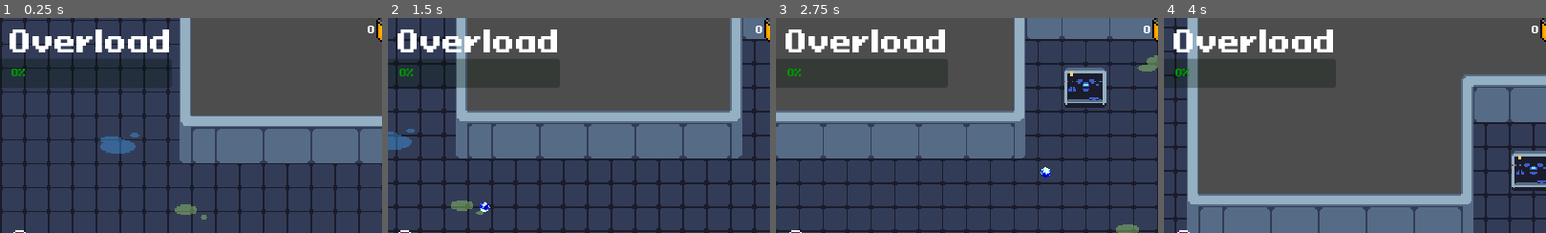
Above: before the commit, frames 1-4 (left to right).
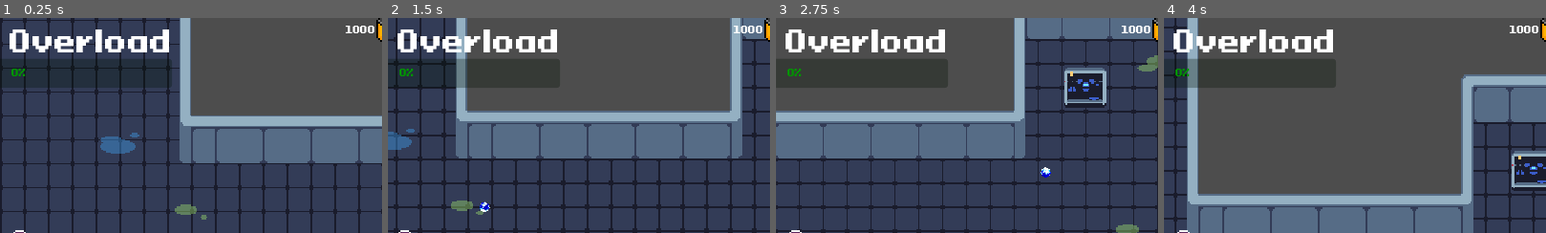
Above: after the commit, the same moments.

Repository: AugustanaCSC380January2024/final-game-solo
Game: Godot game, scene res://Scenes/Game.tscn
Same seed, same stepped clock (60 frames per second), same inputs: the game is played once before the commit and once after it. Sound files missing from this copy of the repository are replaced by a short silence.
Inputs (mouse positions are % of the whole screen's width and height, from its top left):
- Up to frame 1 (0.25 s): no input
- Up to frame 2 (1.5 s): tap Enter at 0.5 s; move the mouse to (72, 45) at 0.52 s; hold D (move_right) 0.53-1.28 s; tap E (interact) at 0.6 s; click (72, 45) at 0.8 s; move the mouse to (30, 55) at 1.27 s; hold S (move_down) from 1.28 s (still down); click (30, 55) at 1.35 s
- Up to frame 3 (2.75 s): tap E (interact) at 1.55, 2.1 s; move the mouse to (60, 28) at 2.02 s; release S (move_down) at 2.03 s; hold D (move_right) from 2.03 s (still down); click (60, 28) at 2.3 s
- Up to frame 4 (4 s): move the mouse to (45, 70) at 2.77 s; release D (move_right) at 2.78 s; hold W (move_up) 2.78-3.53 s; click (45, 70) at 2.85 s; tap E (interact) at 3.05, 3.6 s; move the mouse to (80, 65) at 3.52 s; hold A (move_left) from 3.53 s (still down); click (80, 65) at 3.8 s
The pictures show only the part of the screen within x 48-98%, y 1-51%; the shares and areas given below are measured in that part.

The runs differ from the first frame. In frame 1, 0.2% of the frame differs, in the area x 90-98%, y 3-8%; in frame 2, 0.2%; in frame 3, 0.2%; in frame 4, 0.2%.

Commit message:
Added a working store page with upgrades

Diff:
--- a/Scenes/Game.tscn
+++ b/Scenes/Game.tscn
@@ -6,6 +6,7 @@
 [ext_resource type="PackedScene" uid="uid://hpspf1de1ymv" path="res://Scenes/store.tscn" id="3_ft71n"]
 [ext_resource type="PackedScene" uid="uid://bfc0t21sbx2pr" path="res://Scenes/respawner.tscn" id="6_05mb5"]
 [ext_resource type="PackedScene" uid="uid://b4oyb11633xu" path="res://Scenes/beacon.tscn" id="6_87qat"]
+[ext_resource type="PackedScene" uid="uid://db5lq5ps2x3a7" path="res://Scenes/store_ui.tscn" id="6_umooq"]
 [ext_resource type="PackedScene" uid="uid://b1glgh8v4uhpv" path="res://Scenes/pause_menu.tscn" id="7_3m5yg"]
 [ext_resource type="PackedScene" uid="uid://dtwyrh14vud6i" path="res://Scenes/battery_count.tscn" id="7_lisl0"]
 
@@ -88,6 +89,9 @@
 [node name="Respawner" parent="CanvasLayer" instance=ExtResource("6_05mb5")]
 visible = false
 
+[node name="StoreUI" parent="CanvasLayer" instance=ExtResource("6_umooq")]
+visible = false
+
 [node name="PauseMenu" parent="CanvasLayer" instance=ExtResource("7_3m5yg")]
 visible = false
 
--- a/Scenes/store_ui.tscn
+++ b/Scenes/store_ui.tscn
@@ -1,9 +1,61 @@
-[gd_scene load_steps=2 format=3 uid="uid://db5lq5ps2x3a7"]
+[gd_scene load_steps=14 format=3 uid="uid://db5lq5ps2x3a7"]
+
+[ext_resource type="Script" path="res://Scripts/store_ui.gd" id="1_iqgqi"]
+[ext_resource type="Texture2D" uid="uid://q70trgylka20" path="res://Assets/Sprites/props and items x1.png" id="1_wb4xa"]
+[ext_resource type="Texture2D" uid="uid://ctgqv4rbwpmci" path="res://Assets/Upgrades/speed.png" id="2_mbr88"]
+[ext_resource type="Texture2D" uid="uid://diq5uhljeblb7" path="res://Assets/Upgrades/clock.png" id="3_38qir"]
+[ext_resource type="Texture2D" uid="uid://bvrf1xrwxlm3b" path="res://Assets/Upgrades/sword.png" id="4_whkfa"]
+[ext_resource type="Texture2D" uid="uid://mue8r6mx6gtt" path="res://Assets/Sprites/items.png" id="6_hucjc"]
 
 [sub_resource type="LabelSettings" id="LabelSettings_flt3w"]
 font_size = 56
 outline_size = 16
 outline_color = Color(0, 0, 0, 1)
+
+[sub_resource type="AtlasTexture" id="AtlasTexture_81bc2"]
+atlas = ExtResource("1_wb4xa")
+region = Rect2(192, 192, 32, 32)
+
+[sub_resource type="SpriteFrames" id="SpriteFrames_4c33p"]
+animations = [{
+"frames": [{
+"duration": 1.0,
+"texture": SubResource("AtlasTexture_81bc2")
+}],
+"loop": true,
+"name": &"default",
+"speed": 5.0
+}]
+
+[sub_resource type="AtlasTexture" id="AtlasTexture_cd2iv"]
+atlas = ExtResource("1_wb4xa")
+region = Rect2(224, 192, 32, 32)
+
+[sub_resource type="SpriteFrames" id="SpriteFrames_wjd4o"]
+animations = [{
+"frames": [{
+"duration": 1.0,
+"texture": SubResource("AtlasTexture_cd2iv")
+}],
+"loop": true,
+"name": &"default",
+"speed": 5.0
+}]
+
+[sub_resource type="AtlasTexture" id="AtlasTexture_j07yd"]
+atlas = ExtResource("6_hucjc")
+region = Rect2(16, 0, 16, 16)
+
+[sub_resource type="SpriteFrames" id="SpriteFrames_uqbhv"]
+animations = [{
+"frames": [{
+"duration": 1.0,
+"texture": SubResource("AtlasTexture_j07yd")
+}],
+"loop": true,
+"name": &"default",
+"speed": 5.0
+}]
 
 [node name="StoreUI" type="Control"]
 layout_mode = 3
@@ -12,6 +64,7 @@
 anchor_bottom = 1.0
 grow_horizontal = 2
 grow_vertical = 2
+script = ExtResource("1_iqgqi")
 
 [node name="ColorRect" type="ColorRect" parent="."]
 layout_mode = 1
@@ -26,7 +79,19 @@
 offset_bottom = 291.0
 grow_horizontal = 2
 grow_vertical = 2
-color = Color(0, 1, 0, 0.129412)
+color = Color(0, 0.317647, 0, 0.882353)
+
+[node name="Close" type="Button" parent="."]
+layout_mode = 1
+anchors_preset = 1
+anchor_left = 1.0
+anchor_right = 1.0
+offset_left = -328.0
+offset_top = 80.0
+offset_right = -264.0
+offset_bottom = 108.0
+grow_horizontal = 0
+text = "Close"
 
 [node name="Label" type="Label" parent="."]
 layout_mode = 1
@@ -41,3 +106,100 @@
 text = "UPGRADES"
 label_settings = SubResource("LabelSettings_flt3w")
 horizontal_alignment = 1
+
+[node name="RegenHealthSprite" type="AnimatedSprite2D" parent="."]
+position = Vector2(424, 504)
+scale = Vector2(6.5, 6.5)
+sprite_frames = SubResource("SpriteFrames_4c33p")
+
+[node name="RegenBeaconSprite" type="AnimatedSprite2D" parent="."]
+position = Vector2(856, 504)
+scale = Vector2(6.5, 6.5)
+sprite_frames = SubResource("SpriteFrames_wjd4o")
+
+[node name="BulletSpeed" type="Sprite2D" parent="."]
+position = Vector2(640, 286)
+scale = Vector2(3, 3)
+texture = ExtResource("2_mbr88")
+
+[node name="FireRate" type="Sprite2D" parent="."]
+position = Vector2(848, 286)
+scale = Vector2(3, 3)
+texture = ExtResource("3_38qir")
+
+[node name="Damage" type="Sprite2D" parent="."]
+position = Vector2(432, 286)
+scale = Vector2(3, 3)
+texture = ExtResource("4_whkfa")
+
+[node name="DamageButton" type="Button" parent="."]
+layout_mode = 0
+offset_left = 384.0
+offset_top = 336.0
+offset_right = 448.0
+offset_bottom = 392.0
+text = "5"
+
+[node name="Battery Icon" type="AnimatedSprite2D" parent="."]
+position = Vector2(469, 363)
+scale = Vector2(3.25, 3.25)
+sprite_frames = SubResource("SpriteFrames_uqbhv")
+
+[node name="BulletSpeedButton" type="Button" parent="."]
+layout_mode = 0
+offset_left = 608.0
+offset_top = 336.0
+offset_right = 672.0
+offset_bottom = 392.0
+text = "5"
+
+[node name="Battery Icon2" type="AnimatedSprite2D" parent="."]
+position = Vector2(693, 363)
+scale = Vector2(3.25, 3.25)
+sprite_frames = SubResource("SpriteFrames_uqbhv")
+
+[node name="FireRateButton" type="Button" parent="."]
+layout_mode = 0
+offset_left = 816.0
+offset_top = 336.0
+offset_right = 880.0
+offset_bottom = 392.0
+text = "5"
+
+[node name="Battery Icon3" type="AnimatedSprite2D" parent="."]
+position = Vector2(901, 363)
+scale = Vector2(3.25, 3.25)
+sprite_frames = SubResource("SpriteFrames_uqbhv")
+
+[node name="HealPlayerButton" type="Button" parent="."]
+layout_mode = 0
+offset_left = 392.0
+offset_top = 544.0
+offset_right = 456.0
+offset_bottom = 600.0
+text = "5"
+
+[node name="Battery Icon4" type="AnimatedSprite2D" parent="."]
+position = Vector2(477, 571)
+scale = Vector2(3.25, 3.25)
+sprite_frames = SubResource("SpriteFrames_uqbhv")
+
+[node name="HealBeaconButton" type="Button" parent="."]
+layout_mode = 0
+offset_left = 824.0
+offset_top = 544.0
+offset_right = 888.0
+offset_bottom = 600.0
+text = "5"
+
+[node name="Battery Icon5" type="AnimatedSprite2D" parent="."]
+position = Vector2(909, 571)
+scale = Vector2(3.25, 3.25)
+sprite_frames = SubResource("SpriteFrames_uqbhv")
+
+[connection signal="pressed" from="Close" to="." method="_on_close_pressed"]
+[connection signal="pressed" from="DamageButton" to="." method="_on_damage_button_pressed"]
+[connection signal="pressed" from="BulletSpeedButton" to="." method="_on_bullet_speed_button_pressed"]
+[connection signal="pressed" from="FireRateButton" to="." method="_on_fire_rate_button_pressed"]
+[connection signal="pressed" from="HealPlayerButton" to="." method="_on_heal_player_button_pressed"]
+[connection signal="pressed" from="HealBeaconButton" to="." method="_on_heal_beacon_button_pressed"]
--- a/Scripts/game.gd
+++ b/Scripts/game.gd
@@ -15,6 +15,7 @@
 @onready var audio_stream_player = $RoundMusicPlayer
 @onready var round_over_player = $RoundOverPlayer
 @onready var respawner = $CanvasLayer/Respawner
+@onready var store_ui = $CanvasLayer/StoreUI
 
 signal update_battery_display
 signal update_beacon_health_bar_max
@@ -36,8 +37,10 @@
 	beacon.beacon_take_damage.connect(beacon_take_damage)
 	player.battery_collected.connect(add_battery)
 	player.player_die.connect(respawn_player)
+	store_ui.spent_batteries.connect(set_batteries)
 	update_beacon_max_label()
 	get_spawn_areas()
+	set_batteries(1000)
 	Input.set_custom_mouse_cursor(crosshair,0,Vector2(32,32))
 
 
@@ -48,10 +51,11 @@
 			start_round()
 	else:
 		press_e_to_start_label.visible = false
-	if player_in_store_region && !round_ongoing && !open_store_label.visible:
+	if player_in_store_region && !round_ongoing && !store_ui.visible:
 		open_store_label.visible = true
 		if Input.is_action_just_pressed("interact"):
 			open_shop()
+			Input.set_custom_mouse_cursor(null)
 	else:
 		open_store_label.visible = false
 	if done_spawning:
@@ -135,6 +139,11 @@
 	batteries += 1
 	update_battery_display.emit(batteries)
 
+func set_batteries(num:int):
+	batteries = num
+	update_battery_display.emit(batteries)
+	print("set_batteries run")
+
 func beacon_take_damage():
 	update_beacon_health()
 	if beacon.current_health >= beacon.max_health:
@@ -179,6 +188,8 @@
 func _on_store_open_area_body_exited(body):
 	if body.is_in_group("player"):
 		player_in_store_region = false
+		store_ui.visible = false
+		Input.set_custom_mouse_cursor(crosshair,0,Vector2(32,32))
 
 func open_shop():
-	pass
+	store_ui.visible = true
--- a/Scripts/player.gd
+++ b/Scripts/player.gd
@@ -4,6 +4,11 @@
 @export var health = 20
 
 @export var speed = 100
+
+var bullet_damage: float = 1.0
+var bullet_speed: float = 150
+var fire_rate: float = 2.0
+var bullet_size:float = 1
 
 signal battery_collected
 signal player_die
@@ -76,7 +81,9 @@
 		cooldown = true
 		weapon_cooldown.start()
 		var energy_orb = energy_orb_scene.instantiate()
-		energy_orb.damage = 1
+		energy_orb.damage = bullet_damage
+		energy_orb.speed = bullet_speed
+		energy_orb.scale = Vector2(bullet_size,bullet_size)
 		energy_orb.friendly = true
 		shot_player.play()
 		animation_player.play("shoot")
@@ -116,3 +123,14 @@
 
 func _on_weapon_cooldown_timeout():
 	cooldown = false
+
+func upgrade_damage():
+	bullet_damage += bullet_damage - bullet_damage/2.0
+	bullet_size += .1
+
+func upgrade_weapon_cooldown():
+	if weapon_cooldown.wait_time > 0:
+		weapon_cooldown.wait_time -= .1
+
+func upgrade_bullet_speed():
+	bullet_speed += 10
--- /dev/null
+++ b/Scripts/store_ui.gd
@@ -0,0 +1,66 @@
+extends Control
+
+@onready var damage_button = $DamageButton
+@onready var bullet_speed_button = $BulletSpeedButton
+@onready var fire_rate_button = $FireRateButton
+@onready var heal_player_button = $HealPlayerButton
+@onready var heal_beacon_button = $HealBeaconButton
+@onready var batteries = self.get_parent().get_parent().batteries
+@onready var crosshair = self.get_parent().get_parent().crosshair
+@onready var player = self.get_parent().get_parent().get_node("Player")
+@onready var beacon = self.get_parent().get_parent().get_node("Beacon")
+
+signal spent_batteries
+
+
+func _on_damage_button_pressed():
+	get_batteries()
+	if batteries >= int(damage_button.text):
+		spend(int(damage_button.text))
+		damage_button.text = str(int(damage_button.text) + 5)
+		player.upgrade_damage()
+
+
+func _on_bullet_speed_button_pressed():
+	get_batteries()
+	if batteries >= int(bullet_speed_button.text):
+		spend(int(bullet_speed_button.text))
+		bullet_speed_button.text = str(int(bullet_speed_button.text) + 5)
+		player.upgrade_bullet_speed()
+
+func _on_fire_rate_button_pressed():
+	get_batteries()
+	if batteries >= int(fire_rate_button.text):
+		spend(int(fire_rate_button.text))
+		fire_rate_button.text = str(int(fire_rate_button.text) + 5)
+		player.upgrade_weapon_cooldown()
+
+func _on_heal_player_button_pressed():
+	get_batteries()
+	if batteries >= int(heal_player_button.text):
+		spend(int(heal_player_button.text))
+		heal_player_button.text = str(int(heal_player_button.text) + 5)
+		player.health += player.max_health / 10.0
+
+
+func _on_heal_beacon_button_pressed():
+	get_batteries()
+	if batteries >= int(heal_beacon_button.text):
+		spend(int(heal_beacon_button.text))
+		heal_beacon_button.text = str(int(heal_beacon_button.text) + 5)
+		beacon.current_health -= beacon.max_health / 10.0
+		if beacon.current_health < 0:
+			beacon.current_health = 0
+
+func spend(cost):
+	get_batteries()
+	var new_total = batteries - cost
+	spent_batteries.emit(new_total)
+
+
+func _on_close_pressed():
+	visible = false
+	Input.set_custom_mouse_cursor(crosshair,0,Vector2(32,32))
+
+func get_batteries():
+	batteries = self.get_parent().get_parent().batteries
Binary file added: Assets/Sprites/battery.png
Not shown, added: Assets/Sprites/battery.png.import
Binary file added: Assets/Upgrades/clock.png
Not shown, added: Assets/Upgrades/clock.png.import
Binary file added: Assets/Upgrades/speed.png
Not shown, added: Assets/Upgrades/speed.png.import
Binary file added: Assets/Upgrades/sword.png
Not shown, added: Assets/Upgrades/sword.png.import
Not shown: 1 places in Scenes/Game.tscn that only renumber resources
